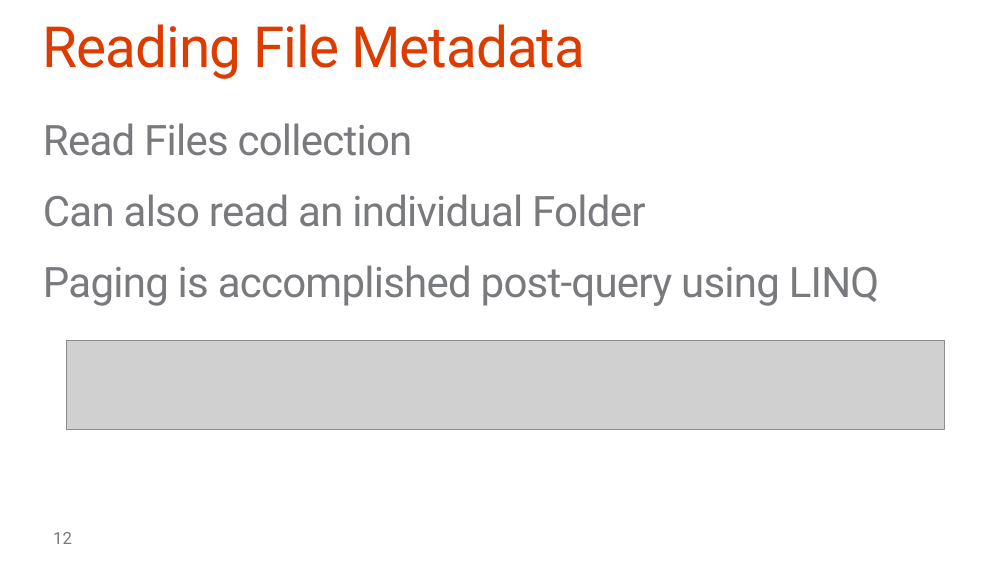
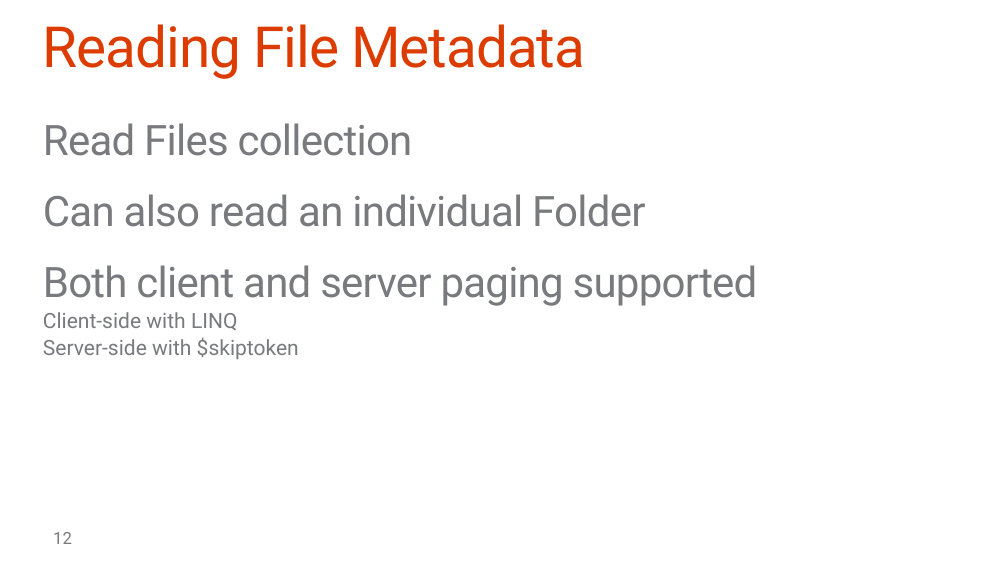
Before and after one commit to OfficeDev/TrainingContent, a slide deck: slide 12 of O3653-3 Deep Dive into Office 365 APIs for OneDrive for Business/O3653-3 Deep Dive into Office 365 APIs for OneDrive for Business.pptx. Drawn at 1008x567 pixels with LibreOffice and Linux fonts; fonts in the diff are those of the drawing; grey boxes stand for pictures; background and template pictures are left out. Boxes give left, top, right and bottom in pixels: in the first picture for what was removed or moved away, otherwise in the second. Text is boxed around its words. In the diff, an @@ line names an element or a change of style, - is before the commit and + after.

```diff
--- a/O3653-3 Deep Dive into Office 365 APIs for OneDrive for Business/O3653-3 Deep Dive into Office 365 APIs for OneDrive for Business.pptx
+++ b/O3653-3 Deep Dive into Office 365 APIs for OneDrive for Business/O3653-3 Deep Dive into Office 365 APIs for OneDrive for Business.pptx
@@ text at box(43, 265, 758, 359): text changed; size 40 to 20 pt @@
-Paging is accomplished post-query using LINQ
+Both client and server paging supported
+  Client-side with LINQ
+  Server-side with $skiptoken
@@ picture removed at box(67, 340, 944, 430) @@
```
Also in this commit, not shown: 1 other slide changed, 1 other file.
